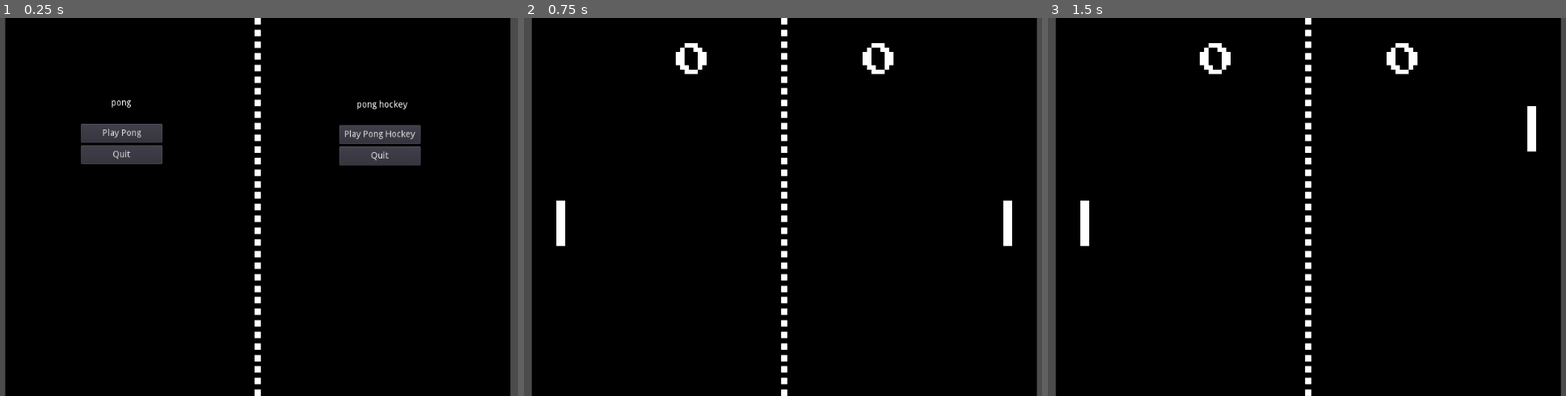
Above: before the commit, frames 1-3 (left to right).
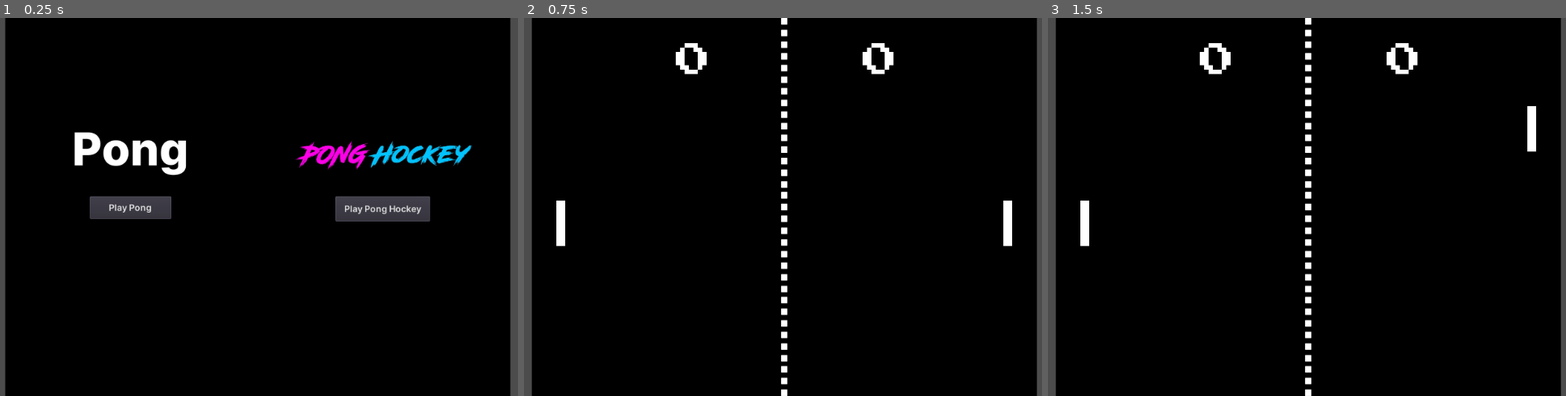
Above: after the commit, the same moments.

Repository: airpiazza/CS-4700-Pong
Game: Godot game, scene res://MenuScreen/src/scenes/Menu.tscn
Two runs of this game, one before a commit and one after it. Both use one fixed random seed, a clock stepped at 60 frames per second and the inputs below.
Inputs (mouse positions are in pixels of both pictures, inside the frame that each line leads up to):
- Up to frame 1 (0.25 s): no input
- Up to frame 2 (0.75 s): click "Play Pong" at 0.5 s
- Up to frame 3 (1.5 s): tap Enter at 1.25 s; move the mouse to (1446, 188) at 1.27 s; hold Up (ui_up) from 1.28 s (still down)

The runs differ from the first frame. In frame 1, 7.5% of the frame differs, in the area x 14-92%, y 0-100%; in frame 2, nothing differs; in frame 3, nothing differs.

Commit message:
menu and final screen enhancements

Diff:
--- a/FinalScoreScreen/FinalScoreScreen.tscn
+++ b/FinalScoreScreen/FinalScoreScreen.tscn
@@ -1,9 +1,9 @@
 [gd_scene load_steps=7 format=2]
 
-[ext_resource path="res://pong/assets/pong_court.png" type="Texture" id=1]
-[ext_resource path="res://MenuScreen/src/scenes/GameTitle.tscn" type="PackedScene" id=2]
+[ext_resource path="res://MenuScreen/assets/inter_menu_theme.tres" type="Theme" id=1]
+[ext_resource path="res://MenuScreen/assets/menu_background.png" type="Texture" id=2]
 [ext_resource path="res://MenuScreen/src/scenes/NextSceneButton.tscn" type="PackedScene" id=3]
-[ext_resource path="res://MenuScreen/src/scenes/QuitButton.tscn" type="PackedScene" id=4]
+[ext_resource path="res://FinalScoreScreen/final_score_theme.tres" type="Theme" id=4]
 [ext_resource path="res://FinalScoreScreen/game_over.wav" type="AudioStream" id=5]
 [ext_resource path="res://FinalScoreScreen/FinalScoreScreen.gd" type="Script" id=7]
 
@@ -19,43 +19,40 @@
 margin_left = 112.0
 margin_right = 912.0
 margin_bottom = 600.0
-texture = ExtResource( 1 )
-
-[node name="GameTitle" parent="." instance=ExtResource( 2 )]
-margin_left = 272.0
-margin_top = 104.0
-margin_right = 312.0
-margin_bottom = 118.0
-text = "game over"
+texture = ExtResource( 2 )
+__meta__ = {
+"_edit_use_anchors_": false
+}
 
 [node name="Label" type="Label" parent="."]
-margin_left = 264.0
-margin_top = 144.0
-margin_right = 318.0
-margin_bottom = 209.0
+margin_left = 462.0
+margin_top = 138.0
+margin_right = 562.0
+margin_bottom = 267.0
+theme = ExtResource( 4 )
 text = "%s Won.
 
 You: %s
-Ai: %s"
+AI: %s"
 align = 1
 __meta__ = {
 "_edit_use_anchors_": false
 }
 
 [node name="Buttons" type="VBoxContainer" parent="."]
-margin_left = 232.0
-margin_top = 224.0
-margin_right = 361.0
-margin_bottom = 288.0
+margin_left = 449.0
+margin_top = 288.0
+margin_right = 578.0
+margin_bottom = 327.0
 __meta__ = {
 "_edit_use_anchors_": false
 }
 
 [node name="PlayButton" parent="Buttons" instance=ExtResource( 3 )]
-text = "Play Again"
+margin_bottom = 39.0
+theme = ExtResource( 1 )
+text = "Main Menu"
 target_scene = "res://MenuScreen/src/scenes/Menu.tscn"
-
-[node name="QuitButton" parent="Buttons" instance=ExtResource( 4 )]
 
 [node name="game_over_sound" type="AudioStreamPlayer" parent="."]
 stream = ExtResource( 5 )
--- /dev/null
+++ b/FinalScoreScreen/final_score_dynamicfont.tres
@@ -0,0 +1,7 @@
+[gd_resource type="DynamicFont" load_steps=2 format=2]
+
+[ext_resource path="res://MenuScreen/assets/Inter-SemiBold-slnt=0.ttf" type="DynamicFontData" id=1]
+
+[resource]
+size = 24
+font_data = ExtResource( 1 )
--- /dev/null
+++ b/FinalScoreScreen/final_score_theme.tres
@@ -0,0 +1,6 @@
+[gd_resource type="Theme" load_steps=2 format=2]
+
+[ext_resource path="res://FinalScoreScreen/final_score_dynamicfont.tres" type="DynamicFont" id=1]
+
+[resource]
+default_font = ExtResource( 1 )
--- /dev/null
+++ b/MenuScreen/assets/inter_menu_dynamicfont.tres
@@ -0,0 +1,7 @@
+[gd_resource type="DynamicFont" load_steps=2 format=2]
+
+[ext_resource path="res://MenuScreen/assets/Inter-SemiBold-slnt=0.ttf" type="DynamicFontData" id=1]
+
+[resource]
+size = 14
+font_data = ExtResource( 1 )
--- /dev/null
+++ b/MenuScreen/assets/inter_menu_theme.tres
@@ -0,0 +1,6 @@
+[gd_resource type="Theme" load_steps=2 format=2]
+
+[ext_resource path="res://MenuScreen/assets/inter_menu_dynamicfont.tres" type="DynamicFont" id=1]
+
+[resource]
+default_font = ExtResource( 1 )
--- a/MenuScreen/src/scenes/GameTitle.tscn
+++ b/MenuScreen/src/scenes/GameTitle.tscn
@@ -1,11 +1,11 @@
-[gd_scene format=2]
+[gd_scene load_steps=2 format=2]
 
-[node name="GameTitle" type="Label"]
-margin_left = 280.0
-margin_top = 128.0
-margin_right = 320.0
-margin_bottom = 142.0
-text = "pong"
+[ext_resource path="res://MenuScreen/assets/pong_hockey_logo_small.png" type="Texture" id=1]
+
+[node name="TextureRect" type="TextureRect"]
+margin_right = 40.0
+margin_bottom = 40.0
+texture = ExtResource( 1 )
 __meta__ = {
 "_edit_use_anchors_": false
 }
--- a/MenuScreen/src/scenes/Menu.tscn
+++ b/MenuScreen/src/scenes/Menu.tscn
@@ -1,9 +1,11 @@
-[gd_scene load_steps=5 format=2]
+[gd_scene load_steps=7 format=2]
 
-[ext_resource path="res://pong/assets/pong_court.png" type="Texture" id=1]
+[ext_resource path="res://MenuScreen/assets/inter_menu_theme.tres" type="Theme" id=1]
 [ext_resource path="res://MenuScreen/src/scenes/NextSceneButton.tscn" type="PackedScene" id=2]
-[ext_resource path="res://MenuScreen/src/scenes/QuitButton.tscn" type="PackedScene" id=3]
+[ext_resource path="res://MenuScreen/assets/menu_background.png" type="Texture" id=3]
 [ext_resource path="res://MenuScreen/src/scenes/GameTitle.tscn" type="PackedScene" id=4]
+[ext_resource path="res://PongHockey/assets/inter_theme.tres" type="Theme" id=5]
+[ext_resource path="res://MenuScreen/src/scenes/PongTitle.tscn" type="PackedScene" id=6]
 
 [node name="Menu" type="Control"]
 anchor_right = 1.0
@@ -16,47 +18,52 @@
 margin_left = 112.0
 margin_right = 912.0
 margin_bottom = 600.0
-texture = ExtResource( 1 )
+texture = ExtResource( 3 )
 expand = true
 stretch_mode = 2
 __meta__ = {
 "_edit_use_anchors_": false
 }
 
-[node name="PongTitle" parent="." instance=ExtResource( 4 )]
+[node name="Pong" parent="." instance=ExtResource( 6 )]
+margin_left = 218.0
+margin_top = 164.0
+margin_right = 402.0
+margin_bottom = 252.0
+theme = ExtResource( 5 )
 
 [node name="PongButtons" type="VBoxContainer" parent="."]
-margin_left = 232.0
-margin_top = 168.0
-margin_right = 361.0
-margin_bottom = 232.0
+margin_left = 246.0
+margin_top = 283.0
+margin_right = 375.0
+margin_bottom = 319.0
+theme = ExtResource( 1 )
 __meta__ = {
 "_edit_use_anchors_": false
 }
 
 [node name="PlayButton" parent="PongButtons" instance=ExtResource( 2 )]
+margin_bottom = 36.0
 target_scene = "res://pong/src/scenes/Arena.tscn"
 
-[node name="QuitButton" parent="PongButtons" instance=ExtResource( 3 )]
-
 [node name="PongHockey" parent="." instance=ExtResource( 4 )]
-margin_left = 669.0
-margin_top = 131.0
-margin_right = 749.0
-margin_bottom = 145.0
-text = "pong hockey"
+margin_left = 561.0
+margin_top = 169.0
+margin_right = 861.0
+margin_bottom = 269.0
 
 [node name="PongHockeyButtons" type="VBoxContainer" parent="."]
-margin_left = 641.0
-margin_top = 170.0
-margin_right = 770.0
-margin_bottom = 234.0
+margin_left = 635.0
+margin_top = 283.0
+margin_right = 785.0
+margin_bottom = 323.0
+theme = ExtResource( 1 )
 __meta__ = {
 "_edit_use_anchors_": false
 }
 
 [node name="PlayButton" parent="PongHockeyButtons" instance=ExtResource( 2 )]
+margin_right = 150.0
+margin_bottom = 40.0
 text = "Play Pong Hockey"
 target_scene = "res://PongHockey/src/scenes/HockeyArena.tscn"
-
-[node name="QuitButton" parent="PongHockeyButtons" instance=ExtResource( 3 )]
--- /dev/null
+++ b/MenuScreen/src/scenes/PongTitle.tscn
@@ -0,0 +1,9 @@
+[gd_scene format=2]
+
+[node name="Label" type="Label"]
+margin_right = 40.0
+margin_bottom = 14.0
+text = "Pong"
+__meta__ = {
+"_edit_use_anchors_": false
+}
Binary file added: FinalScoreScreen/Inter-VariableFont_slnt,wght.ttf
Binary file added: MenuScreen/assets/Inter-Black-slnt=0.ttf
Binary file added: MenuScreen/assets/Inter-SemiBold-slnt=0.ttf
Binary file added: MenuScreen/assets/menu_background.png
Not shown, added: MenuScreen/assets/menu_background.png.import
Binary file added: MenuScreen/assets/pong_hockey_logo.PNG
Not shown, added: MenuScreen/assets/pong_hockey_logo.PNG.import
Binary file added: MenuScreen/assets/pong_hockey_logo_small.png
Not shown, added: MenuScreen/assets/pong_hockey_logo_small.png.import
